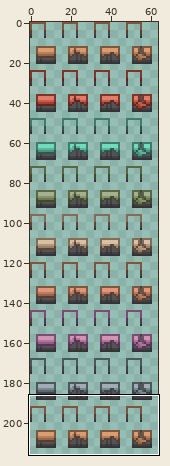
File history of a sprite sheet, tiles/materials/akkimari/akkimarigroundpanel.png. The first picture is a wide view before the edit; the outline marks the close-up.
Close-up. The starting point:
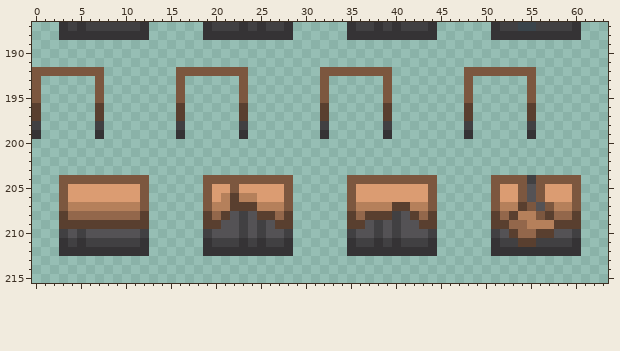
The file is 64x216 pixels. Colours within 5 levels of each other are drawn and written as one. Shown: x 0..63, y 187..215.
Now the later version:
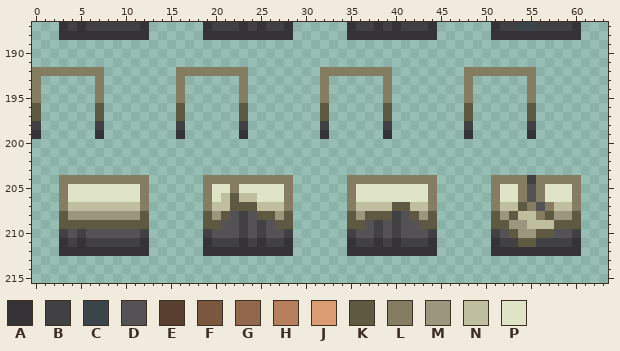
Palette (. is transparent): A #353335  B #414042  C #39444b  D #545255  E #593f2f  F #7c573f  G #93674b  H #b5805b  J #db9c72  K #5e5a42  L #847d62  M #9b967e  N #bfbf9f  P #e0e4c7
From old to new:
@@ x 0..63 @@
 191 ................................................................
-192 FFFFFFFF........FFFFFFFF........FFFFFFFF........FFFFFFFF........
-193 F......F........F......F........F......F........F......F........
-194 F......F........F......F........F......F........F......F........
-195 F......F........F......F........F......F........F......F........
-196 E......E........E......E........E......E........E......E........
-197 E......E........E......E........E......E........E......E........
+192 LLLLLLLL........LLLLLLLL........LLLLLLLL........LLLLLLLL........
+193 L......L........L......L........L......L........L......L........
+194 L......L........L......L........L......L........L......L........
+195 L......L........L......L........L......L........L......L........
+196 K......K........K......K........K......K........K......K........
+197 K......K........K......K........K......K........K......K........
 198 B......B........B......B........B......B........B......B........
@@ x 0..63 @@
 203 ................................................................
-204 ...FFFFFFFFFF......FFFFFFFFFF......FFFFFFFFFF......FFFFBFFFFF...
-205 ...FJJJJJJJJF......FJJFJJJJJF......FJJJJJJJJF......FJJFDFJJJF...
-206 ...FJJJJJJJJF......FJHEHHJJJF......FJJJJJJJJF......FJJFDFJJJF...
-207 ...FHHHHHHHHF......FHHEEEHHHF......FHHHHEEHHF......FHHEFDFHHF...
-208 ...EGGGGGGGGE......EGEDBDEEGE......EGEEEBDEGE......EGEHHFEGGE...
-209 ...EEEEEEEEEE......EEDDBDBDEE......EEDBDBDDEE......EEGGHHHEEE...
-210 ...BDBDDDDDDB......BDDDBDBDDB......BDDBDBDDDB......BDEGGEEDDB...
-211 ...ABABBBBBBA......ABBBABABBA......ABBABABBBA......ABBEEBBBBA...
+204 ...LLLLLLLLLL......LLLLLLLLLL......LLLLLLLLLL......LLLLBLLLLL...
+205 ...LPPPPPPPPL......LPPLPPPPPL......LPPPPPPPPL......LPPLDLPPPL...
+206 ...LPPPPPPPPL......LPNKNNPPPL......LPPPPPPPPL......LPPLDLPPPL...
+207 ...LNNNNNNNNL......LNNKKKNNNL......LNNNNKKNNL......LNNKLDLNNL...
+208 ...KMMMMMMMMK......KMKDBDKKMK......KMKKKBDKMK......KMKNNLKMMK...
+209 ...KKKKKKKKKK......KKDDBDBDKK......KKDBDBDDKK......KKMMNNNKKK...
+210 ...BDBDDDDDDB......BDDDBDBDDB......BDDBDBDDDB......BDKMMKKDDB...
+211 ...ABABBBBBBA......ABBBABABBA......ABBABABBBA......ABBKKBBBBA...
 212 ...AAAAAAAAAA......AAAAAAAAAA......AAAAAAAAAA......AAAAAAAAAA...
Pixel boxes of the changes (left, top, right, bottom) in both close-ups:
changed: (32, 67, 104, 121)
changed: (176, 67, 248, 121)
changed: (320, 67, 392, 121)
changed: (464, 67, 536, 121)
changed: (59, 175, 149, 229)
changed: (203, 175, 293, 229)
changed: (347, 175, 437, 229)
changed: (491, 175, 581, 247)
